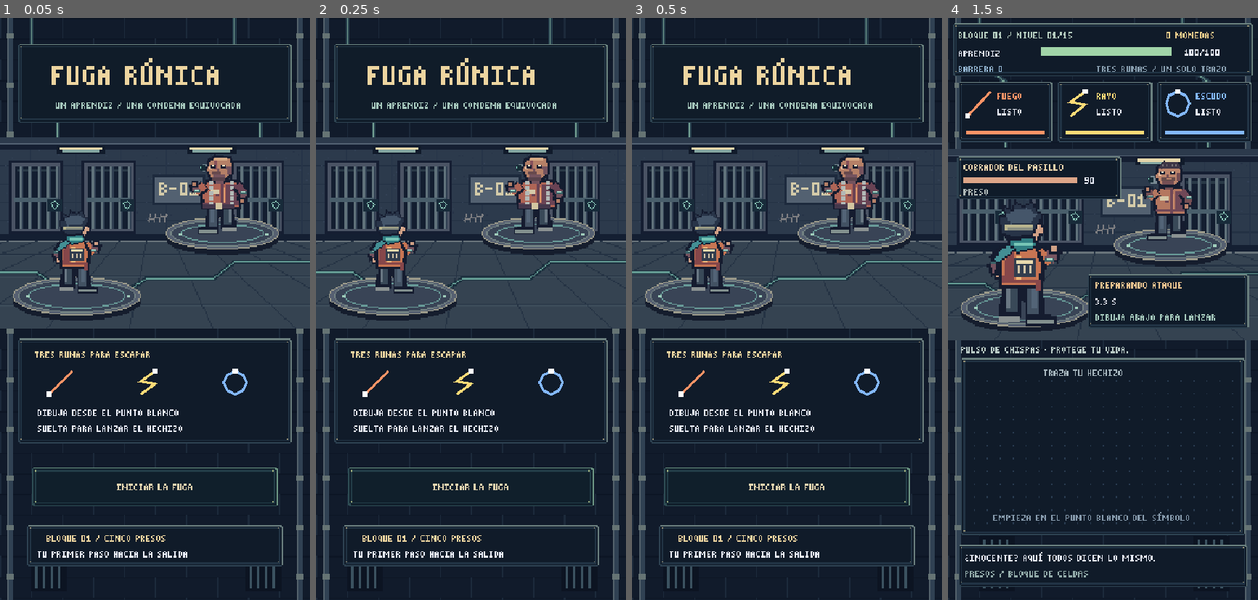
Above: before the commit, frames 1-4 (left to right).
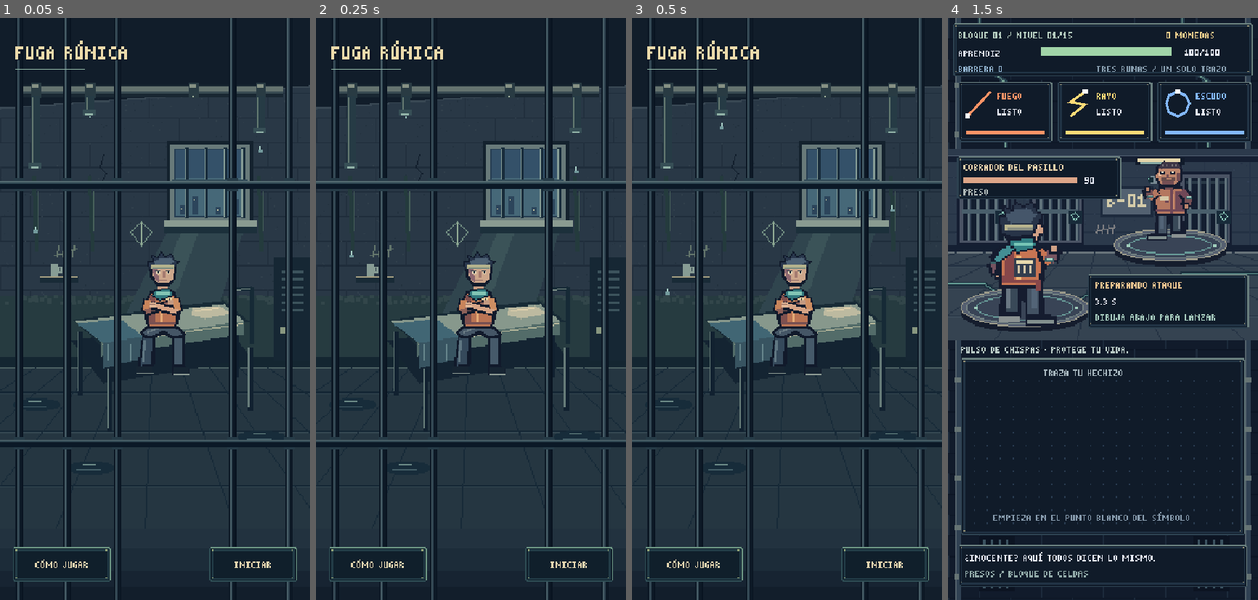
Above: after the commit, the same moments.

Repository: YoeJoe16/PokerVS
Game: Godot game, scene res://scenes/main.tscn
Two runs of this game, one before a commit and one after it. Both use one fixed random seed, a clock stepped at 60 frames per second and the inputs below.
Inputs (mouse positions are in pixels of both pictures, inside the frame that each line leads up to):
- Up to frame 1 (0.05 s): no input
- Up to frame 2 (0.25 s): no input
- Up to frame 3 (0.5 s): no input
- Up to frame 4 (1.5 s): click "INICIAR LA FUGA" (after the commit: "INICIAR") at 0.5 s; move the mouse to (1171, 279) at 1.27 s; click (1171, 279) at 1.42 s

The runs differ from the first frame. In frame 1, 50% of the frame differs, in the area x 0-100%, y 0-100%; in frame 2, 50%; in frame 3, 50%; in frame 4, nothing differs.

Commit message:
Add animated pixel-art prison menu and gameplay tutorial

Diff:
--- a/scenes/main.tscn
+++ b/scenes/main.tscn
@@ -1,10 +1,14 @@
-[gd_scene load_steps=4 format=3]
+[gd_scene load_steps=6 format=3]
 
 [ext_resource type="Script" path="res://scripts/main.gd" id="1"]
 
 [ext_resource type="PackedScene" path="res://scenes/battle_arena.tscn" id="2"]
 
 [ext_resource type="Script" path="res://scripts/battle_hud.gd" id="3"]
+
+[ext_resource type="PackedScene" path="res://scenes/menu_cell.tscn" id="4"]
+
+[ext_resource type="Script" path="res://scripts/menu_ui.gd" id="5"]
 
 [node name="RuneArena" type="Node2D"]
 script = ExtResource("1")
@@ -17,3 +21,10 @@
 [node name="BattleHUD" type="Node2D" parent="."]
 z_index = 10
 script = ExtResource("3")
+
+[node name="MenuCell" parent="." instance=ExtResource("4")]
+z_index = 3
+
+[node name="MenuUI" type="Node2D" parent="."]
+z_index = 10
+script = ExtResource("5")
--- /dev/null
+++ b/scenes/menu_cell.tscn
@@ -0,0 +1,36 @@
+[gd_scene load_steps=6 format=3]
+
+[ext_resource type="Script" path="res://scripts/menu_cell.gd" id="1"]
+[ext_resource type="Texture2D" path="res://assets/pixel/menu_cell.png" id="2"]
+[ext_resource type="Texture2D" path="res://assets/pixel/menu_body.png" id="3"]
+[ext_resource type="Texture2D" path="res://assets/pixel/menu_head.png" id="4"]
+[ext_resource type="Texture2D" path="res://assets/pixel/menu_bars.png" id="5"]
+
+[node name="MenuCell" type="Node2D"]
+texture_filter = 1
+scale = Vector2(2, 2)
+script = ExtResource("1")
+
+[node name="Cell" type="Sprite2D" parent="."]
+z_index = -2
+texture = ExtResource("2")
+centered = false
+
+[node name="SeatedBody" type="Sprite2D" parent="."]
+z_index = -1
+position = Vector2(94, 207)
+texture = ExtResource("3")
+hframes = 4
+centered = false
+
+[node name="Head" type="Sprite2D" parent="."]
+position = Vector2(110, 178)
+texture = ExtResource("4")
+hframes = 6
+frame = 2
+centered = false
+
+[node name="Bars" type="Sprite2D" parent="."]
+z_index = 1
+texture = ExtResource("5")
+centered = false
--- a/scripts/main.gd
+++ b/scripts/main.gd
@@ -9,6 +9,8 @@
 const COOLDOWNS = [1.4, 2.8, 4.0, 6.0, 3.0, 5.0]
 const DRAW_AREA = Rect2(20, 526, 440, 274)
 @onready var arena: BattleArena = $BattleArena
+@onready var menu_cell: MenuCell = $MenuCell
+var tutorial_page := 0
 var pending_outcome := ""
 var equipped: Array = [0, 1, 2]
 var owned: Array = [0, 1, 2]
@@ -41,6 +43,7 @@
 func button(label: String, rect: Rect2, action: Callable, disabled := false) -> void:
 	var node := Button.new()
 	node.theme = preload("res://assets/pixel/ui_theme.tres")
+	node.z_index = 20
 	node.text = label
 	node.position = rect.position
 	node.size = rect.size
@@ -61,11 +64,21 @@
 
 func build_buttons() -> void:
 	arena.visible = state in ["fight", "resolving"]
+	menu_cell.set_active(state in ["menu", "tutorial"])
 	for node in controls:
+		node.disabled = true
 		node.queue_free()
 	controls.clear()
 	if state == "menu":
-		button("INICIAR LA FUGA", Rect2(50, 695, 380, 60), new_run)
+		button("CÓMO JUGAR", Rect2(20, 818, 152, 54), open_tutorial)
+		button("INICIAR", Rect2(324, 818, 136, 54), new_run)
+	elif state == "tutorial":
+		button("CERRAR", Rect2(20, 818, 112, 54), close_tutorial)
+		button("ANTERIOR", Rect2(148, 818, 136, 54), func(): change_tutorial_page(-1), tutorial_page == 0)
+		if tutorial_page < 2:
+			button("SIGUIENTE", Rect2(300, 818, 160, 54), func(): change_tutorial_page(1))
+		else:
+			button("INICIAR", Rect2(324, 818, 136, 54), new_run)
 	elif state == "shop":
 		for slot in 3:
 			var slot_id := slot
@@ -82,6 +95,23 @@
 		button("SIGUIENTE COMBATE", Rect2(30, 752, 420, 56), start_battle)
 	elif state in ["dead", "victory"]:
 		button("VOLVER A INTENTAR" if state == "dead" else "NUEVO INTENTO", Rect2(45, 650, 390, 60), new_run)
+
+func open_tutorial() -> void:
+	if state != "menu":
+		return
+	tutorial_page = 0
+	state = "tutorial"
+	build_buttons()
+
+func close_tutorial() -> void:
+	if state != "tutorial":
+		return
+	state = "menu"
+	build_buttons()
+
+func change_tutorial_page(direction: int) -> void:
+	tutorial_page = clampi(tutorial_page + direction, 0, 2)
+	build_buttons()
 
 func new_run() -> void:
 	hp = 100
@@ -155,6 +185,7 @@
 				build_buttons()
 	queue_redraw()
 	$BattleHUD.queue_redraw()
+	$MenuUI.queue_redraw()
 
 func _input(event: InputEvent) -> void:
 	if state != "fight":
@@ -271,20 +302,8 @@
 
 func _draw() -> void:
 	prison_background()
-	if state == "menu":
-		panel(Rect2(28, 40, 424, 122), Color("263e43"))
-		text("FUGA RÚNICA", Vector2(80, 104), 48, Color("edd5a0"))
-		text("UN APRENDIZ / UNA CONDENA EQUIVOCADA", Vector2(86, 140), 16, Color("a5c7bc"))
-		tableau(184)
-		panel(Rect2(28, 496, 424, 162))
-		text("TRES RUNAS PARA ESCAPAR", Vector2(54, 526), 16, Color("edd5a0"))
-		for id in 3:
-			glyph(id, Vector2(76 + id * 135, 546), 36, COLORS[id])
-		text("DIBUJA DESDE EL PUNTO BLANCO", Vector2(58, 616), 16)
-		text("SUELTA PARA LANZAR EL HECHIZO", Vector2(58, 640), 16)
-		panel(Rect2(42, 784, 396, 64))
-		text("BLOQUE 01 / CINCO PRESOS", Vector2(72, 810), 16, Color("edd5a0"))
-		text("TU PRIMER PASO HACIA LA SALIDA", Vector2(58, 834), 16)
+	if state in ["menu", "tutorial"]:
+		return
 	elif state in ["fight", "resolving"]:
 		panel(Rect2(8, 8, 464, 82), Color("203341"))
 		text("BLOQUE 01 / NIVEL %02d/15" % (arena.enemy_index + 1), Vector2(16, 32), 18, Color("b5ccbf"))
--- /dev/null
+++ b/scripts/menu_cell.gd
@@ -0,0 +1,81 @@
+class_name MenuCell
+extends Node2D
+
+const LOOP_SECONDS := 12.0
+const BREATH = [0, 1, 2, 1]
+const LEAKS = [
+	{"source": Vector2(69, 76), "floor_y": 347.0, "period": 2.0, "offset": 0.0},
+	{"source": Vector2(201, 90), "floor_y": 323.0, "period": 3.0, "offset": 0.8},
+	{"source": Vector2(27, 117), "floor_y": 298.0, "period": 4.0, "offset": 1.7}
+]
+@onready var body: Sprite2D = $SeatedBody
+@onready var head: Sprite2D = $Head
+var elapsed := 0.0
+var playing := true
+
+func _ready() -> void:
+	texture_filter = CanvasItem.TEXTURE_FILTER_NEAREST
+	update_pose()
+
+func set_active(value: bool) -> void:
+	playing = value
+	visible = value
+	set_process(value)
+
+func _process(delta: float) -> void:
+	advance(delta)
+
+func advance(delta: float) -> void:
+	if not playing:
+		return
+	elapsed = fposmod(elapsed + delta, LOOP_SECONDS)
+	update_pose()
+	queue_redraw()
+
+func look_direction() -> int:
+	if (elapsed >= 1.5 and elapsed < 3.5) or (elapsed >= 9.2 and elapsed < 10.6):
+		return -1
+	if elapsed >= 5.0 and elapsed < 7.0:
+		return 1
+	return 0
+
+func update_pose() -> void:
+	var breath_frame := int(elapsed / 0.75) % 4
+	var direction := look_direction()
+	var blink := (elapsed > 1.2 and elapsed < 1.36) or (elapsed > 6.4 and elapsed < 6.56)
+	body.frame = breath_frame
+	head.frame = (direction + 1) * 2 + int(blink)
+	# Feet/hips stay planted; body frames move shoulders and crossed arms.
+	# The head moves independently with its gaze as well as with breathing.
+	head.position = Vector2(110 + direction, 178 + BREATH[breath_frame])
+
+static func drop_state(index: int, time: float) -> Dictionary:
+	var leak: Dictionary = LEAKS[index]
+	var phase: float = fposmod(time + leak.offset, leak.period) / leak.period
+	var source: Vector2 = leak.source
+	if phase < 0.18:
+		return {"kind": "forming", "position": source, "progress": phase / 0.18}
+	if phase < 0.70:
+		var fall: float = (phase - 0.18) / 0.52
+		return {"kind": "falling", "position": source.lerp(Vector2(source.x, leak.floor_y), fall * fall).round(), "progress": fall}
+	if phase < 0.95:
+		return {"kind": "splash", "position": Vector2(source.x, leak.floor_y), "progress": (phase - 0.70) / 0.25}
+	return {"kind": "rest", "position": source, "progress": 0.0}
+
+func _draw() -> void:
+	for index in LEAKS.size():
+		var drop := drop_state(index, elapsed)
+		var point: Vector2 = drop.position
+		match drop.kind:
+			"forming":
+				draw_rect(Rect2(point, Vector2(1, 1 + int(drop.progress * 2))), Color("95beb6"))
+			"falling":
+				draw_rect(Rect2(point, Vector2(1, 4)), Color("aad0c8"))
+				draw_rect(Rect2(point + Vector2(-1, 3), Vector2(3, 2)), Color("739a9d"))
+			"splash":
+				var spread := int(2 + drop.progress * 10)
+				var rise := roundf(sin(drop.progress * PI) * 5)
+				for side in [-1, 1]:
+					draw_rect(Rect2(point + Vector2(side * spread, -rise), Vector2(2, 1)), Color("8ab5af"))
+					draw_rect(Rect2(point + Vector2(side * (spread - 1), 2), Vector2(3, 1)), Color("4c727c"))
+				draw_line(point + Vector2(-spread, 0), point + Vector2(spread, 0), Color("5a8589"), 1, false)
--- /dev/null
+++ b/scripts/menu_ui.gd
@@ -0,0 +1,88 @@
+extends Node2D
+
+const UI = preload("res://scripts/pixel_ui.gd")
+const Gestures = preload("res://scripts/gestures.gd")
+@onready var game: Node2D = get_parent()
+
+func text(value: String, position: Vector2, size := 16, color := Color("dfd8bd")) -> void:
+	UI.text(self, value, position, size, color, 392)
+
+func lines(values: Array, y: float) -> void:
+	for value in values:
+		text(value, Vector2(44, y))
+		y += 28
+
+func glyph(id: int, origin: Vector2, size: float) -> void:
+	var points := PackedVector2Array()
+	for point in Gestures.templates()[id]:
+		points.append((origin + point * size).snapped(Vector2(2, 2)))
+	draw_polyline(points, game.COLORS[id], 4, false)
+	draw_rect(Rect2(points[0] - Vector2(4, 4), Vector2(8, 8)), Color.WHITE)
+
+func spell_cards(ids: Array, y: float) -> void:
+	for slot in ids.size():
+		var id: int = ids[slot]
+		var x := 40 + slot * 136
+		draw_style_box(UI.box(), Rect2(x, y, 128, 124))
+		glyph(id, Vector2(x + 40, y + 22), 46)
+		text(game.NAMES[id], Vector2(x + 16, y + 100), 16, game.COLORS[id])
+
+func _draw() -> void:
+	if game.state not in ["menu", "tutorial"]:
+		return
+	# The title floats over the animation without a large banner or story text.
+	text("FUGA RÚNICA", Vector2(26, 66), 32, Color("0d1725"))
+	text("FUGA RÚNICA", Vector2(24, 64), 32, Color("eddbab"))
+	draw_rect(Rect2(24, 78, 108, 2), Color("91b7a6"))
+	if game.state != "tutorial":
+		return
+	draw_rect(Rect2(0, 96, 480, 702), Color(0.04, 0.07, 0.11, 0.7))
+	draw_style_box(UI.box(), Rect2(20, 112, 440, 660))
+	text("CÓMO JUGAR", Vector2(44, 160), 32, Color("eddbab"))
+	text("%d / 3" % (game.tutorial_page + 1), Vector2(366, 158), 16, Color("93bcae"))
+	draw_rect(Rect2(40, 178, 400, 2), Color("435e69"))
+	match game.tutorial_page:
+		0:
+			text("01 / DIBUJA PARA LANZAR", Vector2(44, 212), 16, Color("eddbab"))
+			spell_cards([0, 1, 2], 238)
+			lines([
+				"LLEVAS TRES HECHIZOS EQUIPADOS.",
+				"SUS SÍMBOLOS APARECEN EN EL HUD.",
+				"EMPIEZA EN EL PUNTO BLANCO.",
+				"DIBUJA UN SOLO TRAZO EN EL PANEL.",
+				"LEVANTA EL DEDO PARA LANZAR.",
+				"RESPETA EL SENTIDO DEL SÍMBOLO.",
+				"EL TAMAÑO DEL DIBUJO PUEDE VARIAR."
+			], 408)
+			text("DEDO EN ANDROID / RATÓN EN PC", Vector2(44, 710), 16, Color("93bcae"))
+		1:
+			text("02 / ATAQUE, DEFENSA Y RECARGA", Vector2(44, 212), 16, Color("eddbab"))
+			spell_cards([2, 3, 4], 238)
+			lines([
+				"EL COMBATE SIGUE MIENTRAS DIBUJAS.",
+				"LA CUENTA ATRÁS ANUNCIA EL ATAQUE.",
+				"ESCUDO ABSORBE DAÑO RECIBIDO.",
+				"CURACIÓN RECUPERA TU VIDA.",
+				"HIELO RETRASA LOS ATAQUES.",
+				"CADA HECHIZO TIENE SU RECARGA.",
+				"ESPERA A VER LISTO PARA REPETIRLO."
+			], 408)
+			text("COMBINA ATAQUES Y PROTECCIÓN", Vector2(44, 710), 16, Color("93bcae"))
+		2:
+			text("03 / COMPRA Y EQUIPA", Vector2(44, 212), 16, Color("eddbab"))
+			lines([
+				"CADA VICTORIA DA MONEDAS Y VIDA.",
+				"EN LA TIENDA, UN HECHIZO CUESTA 35.",
+				"ELIGE UNO DE LOS TRES ESPACIOS.",
+				"LUEGO COMPRA O EQUIPA UN HECHIZO.",
+				"NO PUEDES LLEVAR DOS IGUALES.",
+				"SI YA LO LLEVAS, CAMBIA DE ESPACIO."
+			], 262)
+			draw_rect(Rect2(44, 448, 392, 2), Color("435e69"))
+			lines([
+				"ESTA DEMO INCLUYE CINCO COMBATES.",
+				"SIN VIDA, TERMINA EL INTENTO.",
+				"AL REINICIAR PIERDES LAS MONEDAS",
+				"Y LOS HECHIZOS QUE COMPRASTE."
+			], 492)
+			text("YA PUEDES COMENZAR", Vector2(44, 710), 16, Color("93bcae"))
--- a/tests/smoke.gd
+++ b/tests/smoke.gd
@@ -52,7 +52,45 @@
 	root.add_child(scene)
 	scene.set_process(false)
 	scene.arena.set_process(false)
-	scene.new_run()
+	var cell = scene.menu_cell
+	cell.set_process(false)
+	check(cell.visible and cell.playing and scene.controls.size() == 2, "Menu starts animated with two buttons")
+	check(scene.controls[0].position.x < 100 and scene.controls[1].position.x > 300, "Tutorial and Start occupy opposite bottom corners")
+	cell.elapsed = 0.0
+	cell.advance(2.0)
+	check(cell.look_direction() == -1 and cell.body.frame == 2, "Head looks left while body breathes")
+	cell.advance(3.5)
+	check(cell.look_direction() == 1 and cell.head.frame == 4, "Head turns right independently")
+	var pose: Vector2 = cell.head.position
+	cell.advance(12.0)
+	check(is_equal_approx(cell.elapsed, 5.5) and cell.head.position == pose, "Full menu loop returns to identical pose")
+	check(MenuCell.drop_state(0, 0.1).kind == "forming", "Leak forms a drop")
+	check(MenuCell.drop_state(0, 1.0).kind == "falling", "Drop falls toward floor")
+	check(MenuCell.drop_state(0, 1.6).kind == "splash", "Drop splashes on floor")
+	for index in 3:
+		var before = MenuCell.drop_state(index, 5.5)
+		var after = MenuCell.drop_state(index, 17.5)
+		check(before.kind == after.kind and before.position == after.position and is_equal_approx(before.progress, after.progress), "Leak loops seamlessly %d" % index)
+	scene.controls[0].pressed.emit()
+	check(scene.state == "tutorial" and scene.controls[1].disabled, "Tutorial opens with previous disabled")
+	scene.controls[2].pressed.emit()
+	check(scene.tutorial_page == 1, "Next tutorial page button works")
+	scene.controls[1].pressed.emit()
+	check(scene.tutorial_page == 0, "Previous tutorial page button works")
+	scene.controls[0].pressed.emit()
+	check(scene.state == "menu" and is_equal_approx(cell.elapsed, 5.5), "Closing tutorial preserves animation time")
+	scene.controls[1].pressed.emit()
+	check(scene.state == "fight" and not cell.visible and not cell.playing, "Start button hides and stops menu")
+	cell.advance(1.0)
+	check(is_equal_approx(cell.elapsed, 5.5), "Menu clock stops during combat")
+	scene.state = "menu"
+	scene.build_buttons()
+	scene.controls[0].pressed.emit()
+	scene.controls[2].pressed.emit()
+	scene.controls[2].pressed.emit()
+	check(scene.tutorial_page == 2 and scene.controls[2].text == "INICIAR", "Last tutorial page offers Start")
+	scene.controls[2].pressed.emit()
+	check(scene.state == "fight" and not cell.playing, "Start from tutorial begins a run")
 	await process_frame
 	check(scene.state == "fight" and scene.hp == 100, "New run starts fight")
 	# Exercise the actual drawing input path, not just direct spell calls.
Binary file added: assets/pixel/menu_bars.png
Not shown, added: assets/pixel/menu_bars.png.import
Binary file added: assets/pixel/menu_body.png
Not shown, added: assets/pixel/menu_body.png.import
Binary file added: assets/pixel/menu_cell.png
Not shown, added: assets/pixel/menu_cell.png.import
Binary file added: assets/pixel/menu_head.png
Not shown, added: assets/pixel/menu_head.png.import
Binary file changed: docs/menu.png
Binary file added: docs/tutorial.png
Not shown, added: scripts/menu_cell.gd.uid
Not shown, added: scripts/menu_ui.gd.uid
(and 2 more such lines)
